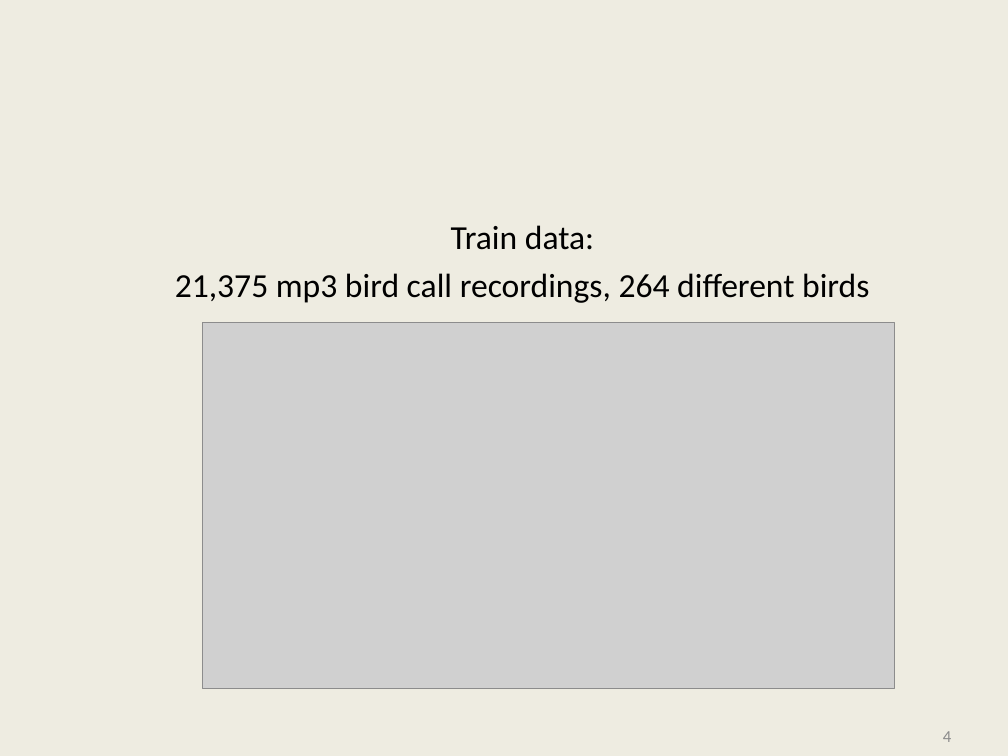
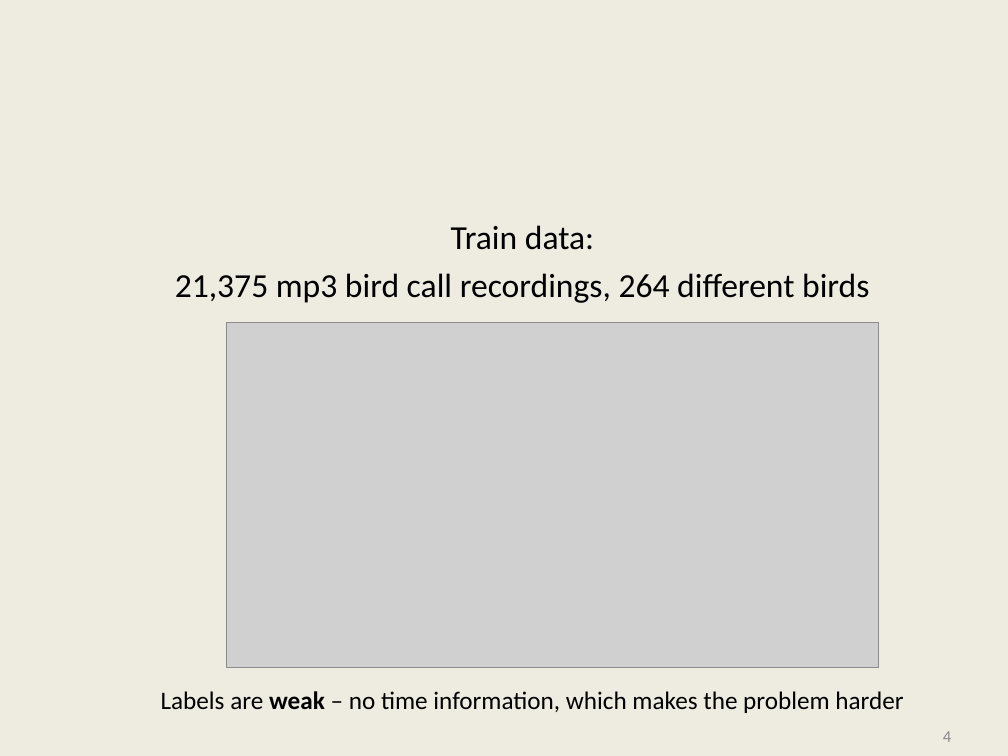
Before and after one commit to kriventsov/kaggle-2020-Cornell-Birdcall-Identification-presentation, a slide deck: slide 4 of Cornell Birdcall.pptx. Drawn at 1008x756 pixels with LibreOffice and Linux fonts; fonts in the diff are those of the drawing; grey boxes stand for pictures; background and template pictures are left out. Boxes give left, top, right and bottom in pixels: in the first picture for what was removed or moved away, otherwise in the second. Text is boxed around its words. In the diff, an @@ line names an element or a change of style, - is before the commit and + after.

```diff
--- a/Cornell Birdcall.pptx
+++ b/Cornell Birdcall.pptx
@@ picture: place and size @@
-picture at box(203, 323, 894, 689)
+picture at box(226, 323, 878, 668)
@@ text added at box(161, 691, 903, 713), 18 pt, text #000000 @@
+Labels are weak – no time information, which makes the problem harder
```
Also in this commit, not shown: 5 other slides changed, 1 slide added.
